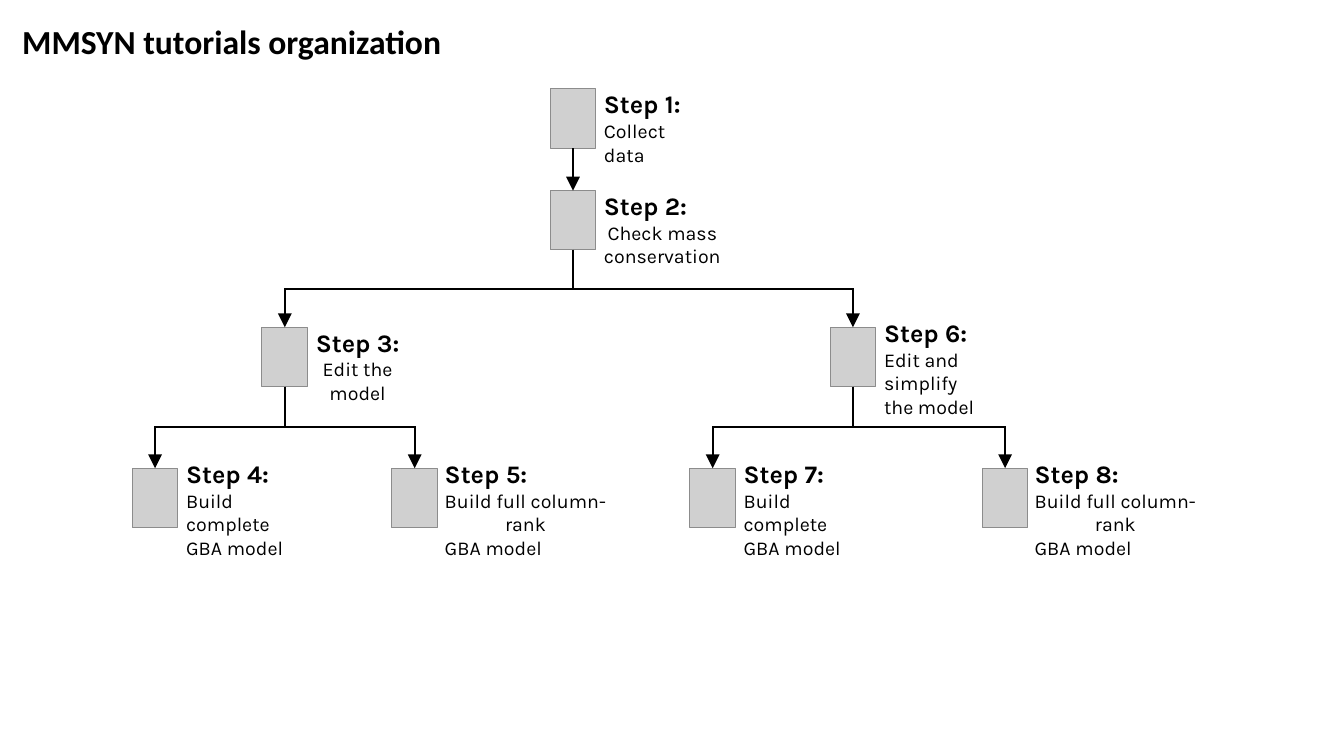
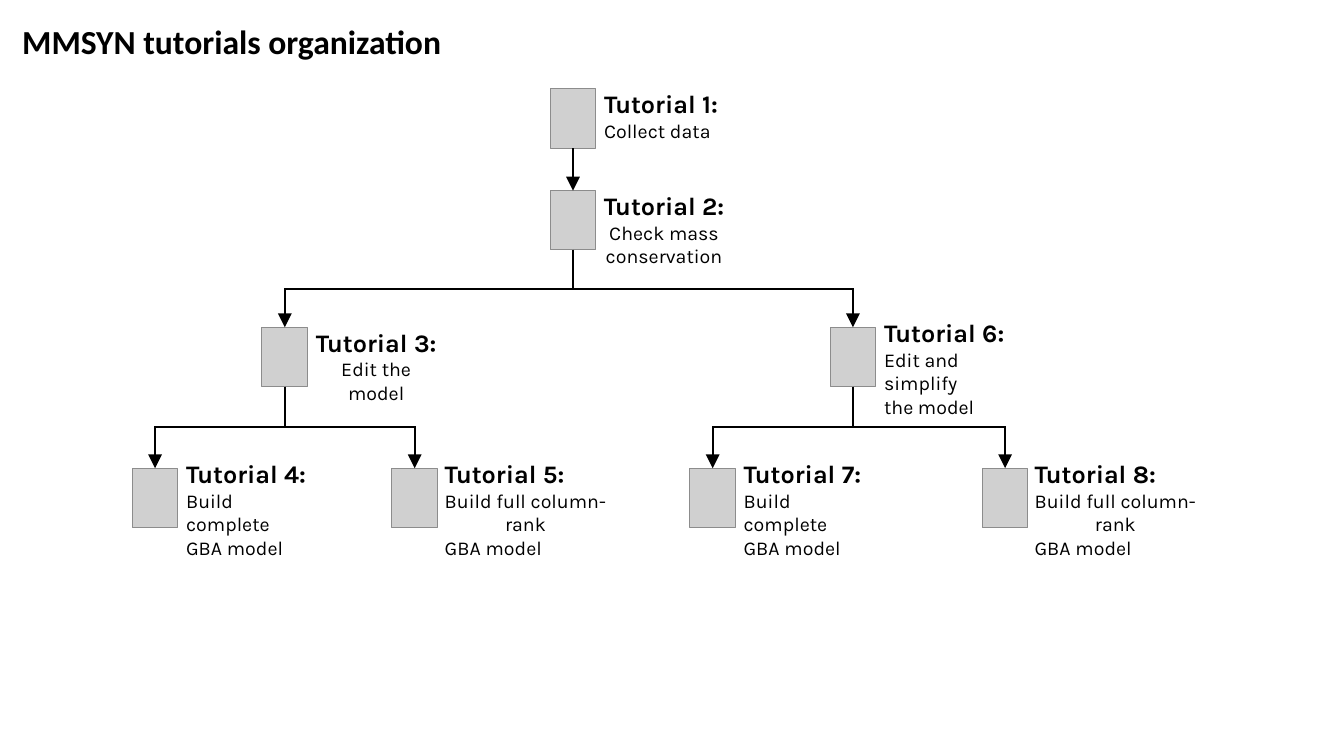
Before and after one commit to charlesrocabert/gbapy, a slide deck: slide 10 of doc/documentation/documentation.pptx. Drawn at 1344x756 pixels with LibreOffice and Linux fonts; fonts in the diff are those of the drawing; grey boxes stand for pictures. Boxes give left, top, right and bottom in pixels: in the first picture for what was removed or moved away, otherwise in the second. Text is boxed around its words. In the diff, an @@ line names an element or a change of style, - is before the commit and + after.

Commit message:
Revisited MMSYN tutorial 1

```diff
--- a/doc/documentation/documentation.pptx
+++ b/doc/documentation/documentation.pptx
@@ text at (x1=604, y1=95, x2=718, y2=114): text changed @@
-Step 1:
+Tutorial 1:
@@ text at (x1=604, y1=197, x2=724, y2=216): text changed @@
-Step 2:
+Tutorial 2:
@@ text at (x1=884, y1=324, x2=1004, y2=343): text changed @@
-Step 6:
+Tutorial 6:
@@ text at (x1=316, y1=334, x2=436, y2=353): text changed @@
-Step 3:
+Tutorial 3:
@@ text at (x1=186, y1=465, x2=306, y2=484): text changed @@
-Step 4:
+Tutorial 4:
@@ text at (x1=445, y1=465, x2=564, y2=484): text changed @@
-Step 5:
+Tutorial 5:
@@ text at (x1=744, y1=465, x2=861, y2=484): text changed @@
-Step 7:
+Tutorial 7:
@@ text at (x1=1035, y1=465, x2=1156, y2=484): text changed @@
-Step 8:
+Tutorial 8:
```
Also in this commit, not shown: 4 other files.
